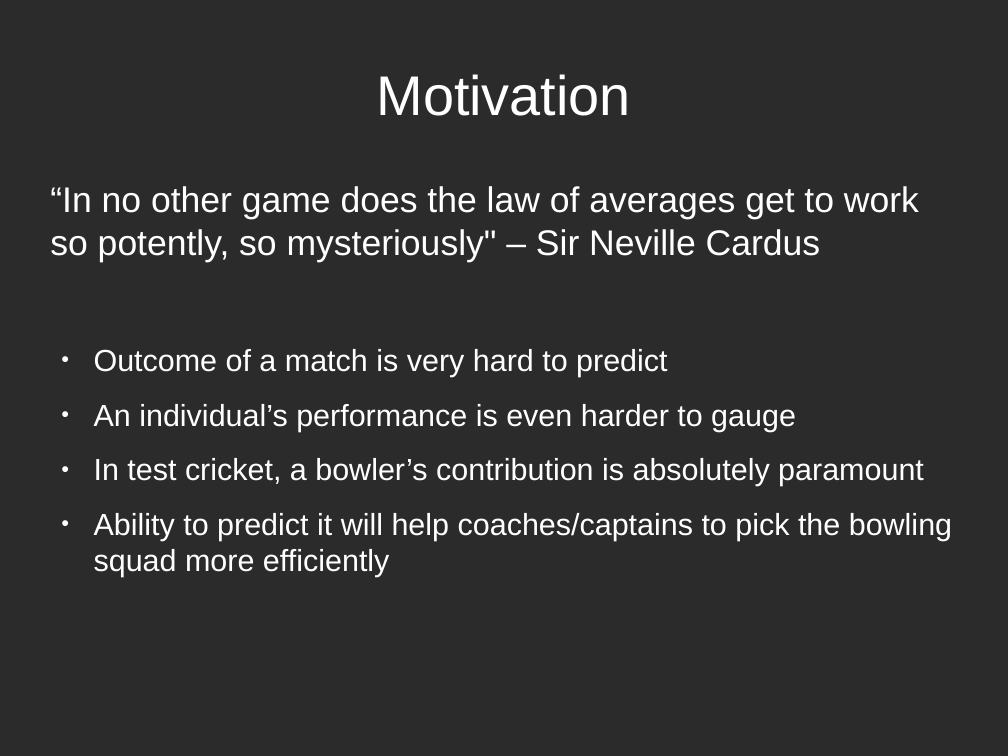
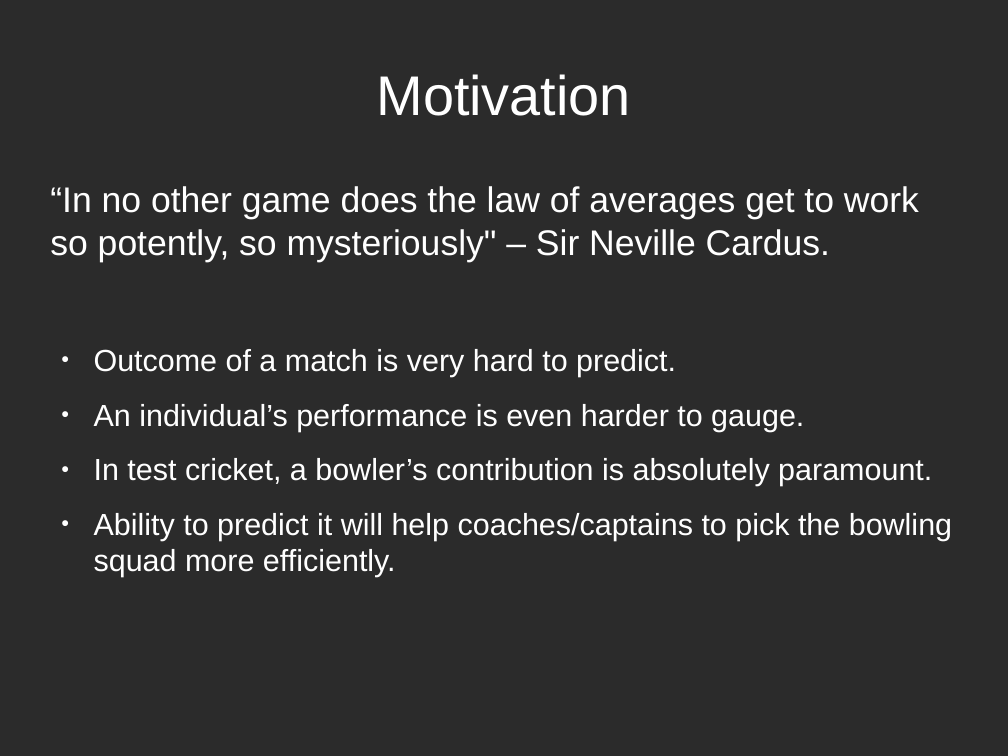
Before and after one commit to prantik-ghosh/bowling_performance_predictor_in_test_cricket, a slide deck: slide 2 of prantik_presentation_outline.odp. Drawn at 1008x756 pixels with LibreOffice and Linux fonts; fonts in the diff are those of the drawing; background and template pictures are left out; a plain dark background stands for a picture behind light text. Boxes give left, top, right and bottom in pixels: in the first picture for what was removed or moved away, otherwise in the second. Text is boxed around its words. In the diff, an @@ line names an element or a change of style, - is before the commit and + after.

Commit message:
Presentation updated Jan-23

```diff
--- a/prantik_presentation_outline.odp
+++ b/prantik_presentation_outline.odp
@@ text at (x1=50, y1=186, x2=952, y2=577): text changed @@
-“In no other game does the law of averages get to work so potently, so mysteriously" – Sir Neville Cardus
-● Outcome of a match is very hard to predict
-● An individual’s performance is even harder to gauge
-● In test cricket, a bowler’s contribution is absolutely paramount
-● Ability to predict it will help coaches/captains to pick the bowling squad more efficiently
+“In no other game does the law of averages get to work so potently, so mysteriously" – Sir Neville Cardus.
+● Outcome of a match is very hard to predict.
+● An individual’s performance is even harder to gauge.
+● In test cricket, a bowler’s contribution is absolutely paramount.
+● Ability to predict it will help coaches/captains to pick the bowling squad more efficiently.
```
Also in this commit, not shown: 8 other slides changed, 2 other files.
